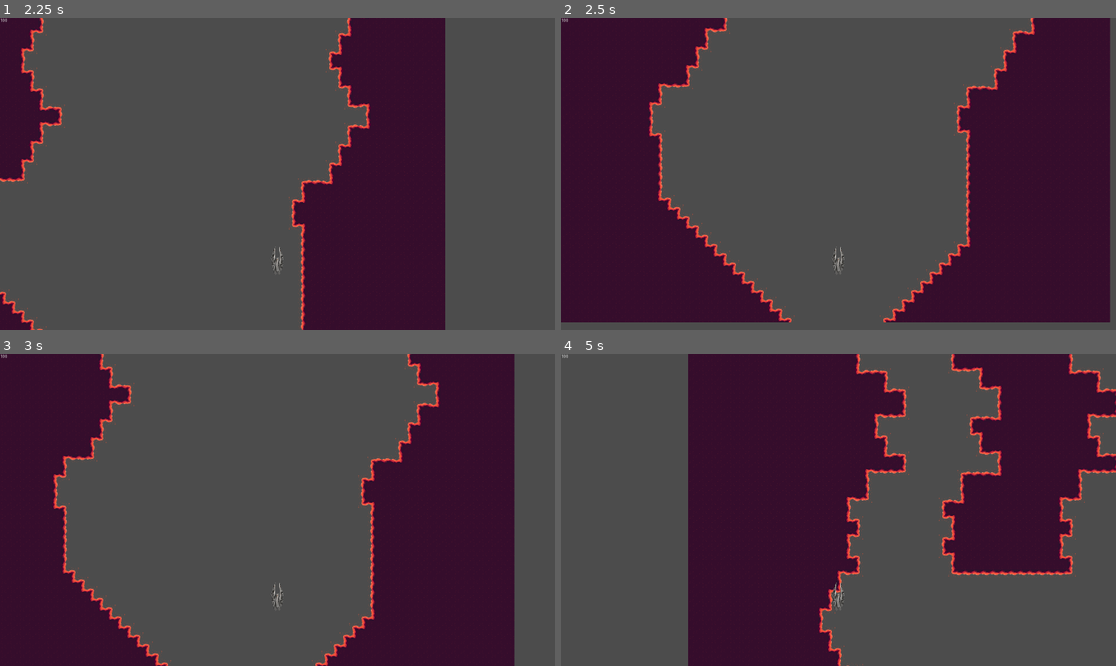
Above: before the commit, frames 1-4 (two rows, left to right).
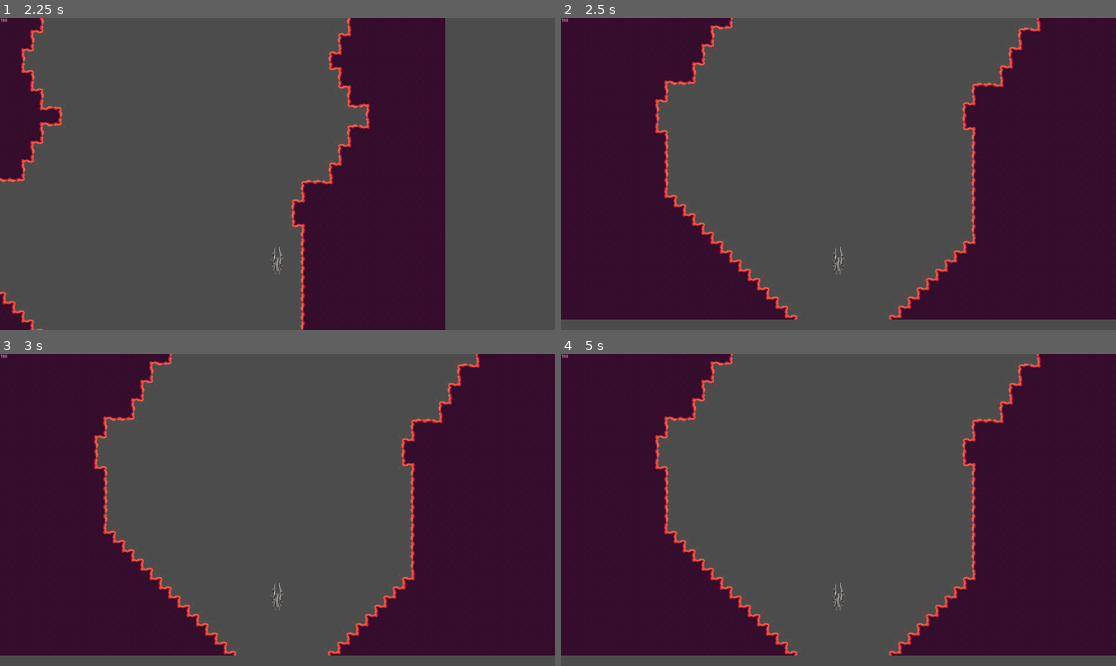
Above: after the commit, the same moments.

Repository: CyanideGourmet/River-Raid-Remake
Game: Godot game, scene res://scenes/Main.tscn
The game is run twice, just before and just after one commit, with the same random seed, the same clock (stepped at 60 frames per second) and the same inputs.
Inputs:
- Up to frame 1 (2.25 s): hold Right (ui_right) 0.53-1.28 s; tap Space (ui_select) at 0.77, 1.52 s; hold Down (ui_down) 1.28-2.03 s; tap Enter at 2 s; hold Right (ui_right) from 2.03 s (still down)
- Up to frame 2 (2.5 s): keep holding Right (ui_right)
- Up to frame 3 (3 s): release Right (ui_right) at 2.78 s; hold Up (ui_up) from 2.78 s (still down)
- Up to frame 4 (5 s): tap Space (ui_select) at 3.02, 3.77, 4.52 s; release Up (ui_up) at 3.53 s; hold Left (ui_left) from 3.53 s (still down)

Frame 1 is identical in both runs. In frame 2, 6.1% of the frame differs, in the area x 0-100%, y 0-98%; in frame 3, 24%; in frame 4, 66%, in the area x 0-100%, y 0-100%.

Commit message:
Lag optimisation
Nowa wersja funkcji zmieniającej tilemapę

Diff:
--- a/scripts/MapSlice.gd
+++ b/scripts/MapSlice.gd
@@ -9,9 +9,12 @@
 var step_memory = []
 var randomization_safelock = [0, 0]
 var island_params
+var thread
+var tiles = {[0, 0, 0]: 0, [1, 1, 0]: [1, 0, 0, 0], [2, 1, 0]: [3, 1, 0, 0], [2, 1, 1]: [4, 0, 0, 0], [2, 4, 0]: [2, 0, 1, 0], [2, 4, 1]: [2, 0, 0, 0], [3, 1, 0]: [2, 1, 0, 1], [3, 1, 1]: [2, 0, 0, 1], [3, 2, 0]: [3, 1, 1, 0], [3, 2, 1]: [4, 0, 1, 0], [3, 4, 0]: [4, 1, 1, 0], [3, 4, 1]: [3, 0, 1, 0], [4, 1, 0]: [4, 1, 0, 0], [4, 1, 1]: [3, 0, 0, 0], [4, 2, 0]: [2, 0, 0, 0], [4, 2, 1]: [2, 0, 1, 0]}
 
 func _ready():
 	$Area.connect("body_exited", self, "_on_MapSlice_body_exited")
+	thread = Thread.new()
 	_generate()
 
 func _on_MapSlice_body_exited(body):
@@ -45,6 +48,8 @@
 	step_memory = []
 	max_width = 0
 	map_array = []
+	var timers = []
+	var time = Timer.new()
 	for i in range(60):
 		map_array.append([])
 		for j in range(272):
@@ -229,35 +234,10 @@
 		n = [0, -1]
 
 func _place_tiles():
-	var x
+	clear()
 	for i in range(60):
 		for j in range(272):
-			x = map_array[i][j]
-			if x == [2, 1, 1]:
-				set_cell(i, j, 4)
-			elif x == [2, 1, 0]:
-				set_cell(i, j, 3, true)
-			elif x == [4, 1, 1]:
-				set_cell(i, j, 3)
-			elif x == [4, 1, 0]:
-				set_cell(i, j, 4, true)
-			elif x == [3, 1, 1]:
-				set_cell(i, j, 2, false, false, true)
-			elif x == [3, 1, 0]:
-				set_cell(i, j, 2, true, false, true)
-			elif x == [2, 4, 0] or x == [4, 2, 1]:
-				set_cell(i, j, 2, false, true)
-			elif x == [2, 4, 1] or x == [4, 2, 0]:
-				set_cell(i, j, 2)
-			elif x == [3, 4, 0]:
-				set_cell(i, j, 4, true, true)
-			elif x == [3, 4, 1]:
-				set_cell(i, j, 3, false, true)
-			elif x == [3, 2, 0]:
-				set_cell(i, j, 3, true, true)
-			elif x == [3, 2, 1]:
-				set_cell(i, j, 4, false, true)
-			elif x == [1, 1, 0]:
-				set_cell(i, j, 1)
-			else:
-				set_cell(i, j, -1)
+			var x = map_array[i][j]
+			x = tiles[x]
+			if x:
+				set_cell(i, j, x[0], x[1], x[2], x[3])
--- a/scripts/Player.gd
+++ b/scripts/Player.gd
@@ -13,6 +13,7 @@
 var fuel = 100
 var acceleration_dir = 0
 var forward_speed = def_forward_speed
+var full_stop = 1
 
 func _ready():
 	camera_pos = $Camera.position
@@ -44,7 +45,7 @@
 		max_forward_speed = 0
 		min_forward_speed = 0
 		acceleration_speed = 0
-	var velocity = get_input() + Vector2(0, -1)
+	var velocity = (get_input() + Vector2(0, -1))*full_stop
 	if Input.is_action_just_pressed("ui_select") and ammo > 0:
 		var bullet = Bullet.instance()
 		add_child(bullet)
@@ -57,11 +58,17 @@
 	var collision = move_and_collide(velocity * delta)
 	if collision:
 		if collision.collider.is_in_group("terrain"):
-			position = collision.collider.position + Vector2(960, 8500)
+			_dead(collision.collider)
 	position.x = clamp(position.x, camera_pos.x, camera_pos.x + $Camera.get_viewport_rect().size.x)
 	fuel -= fuel_decrease_rate
 	fuel = clamp(fuel, 0, 100)
 	$Label.text = str(fuel)
 
+func _dead(node):
+	position = node.position + Vector2(960, 8500)
+	full_stop = 0
+	yield(get_tree().create_timer(1), "timeout")
+	full_stop = 1
+
 func _on_bullet_freed():
 	ammo += 1
Not shown, changed: export_presets.cfg
Not shown, added: Builds/0.1.2/0.1.2.exe
Not shown, added: Builds/0.1.2/0.1.2.pck
